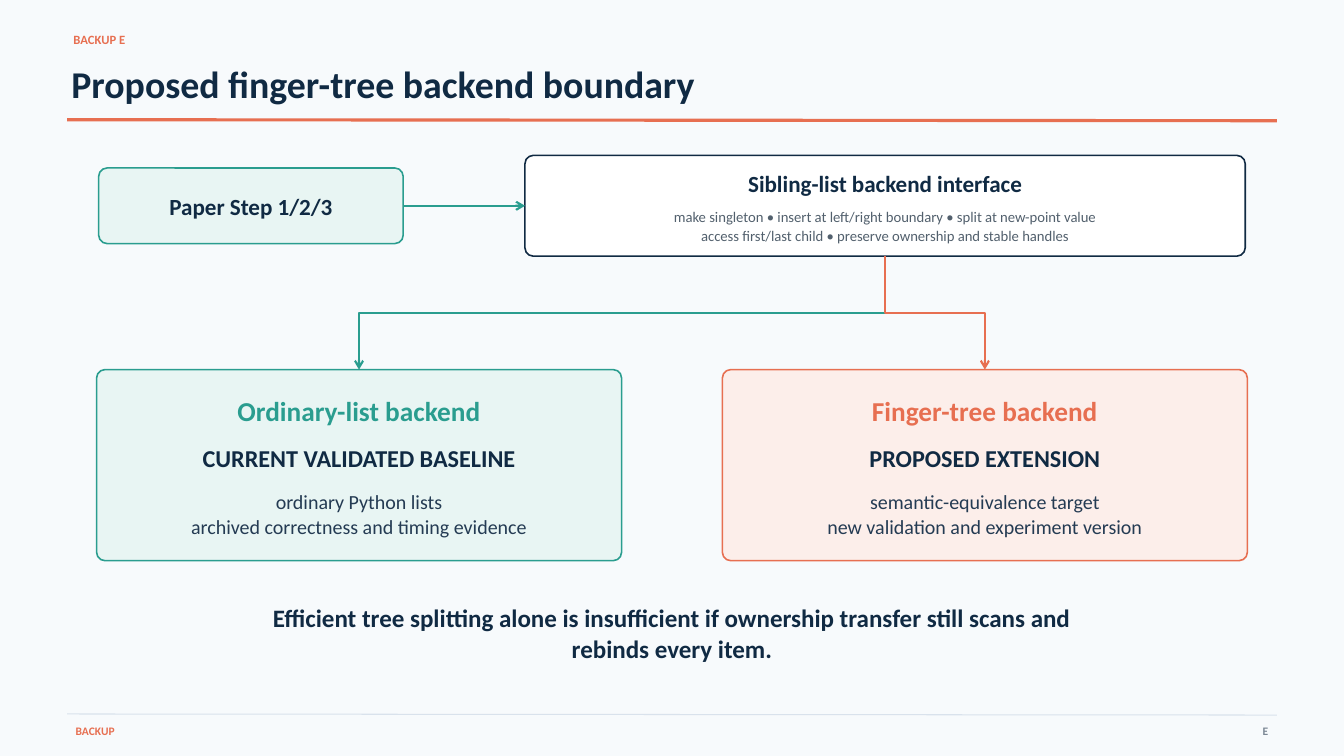
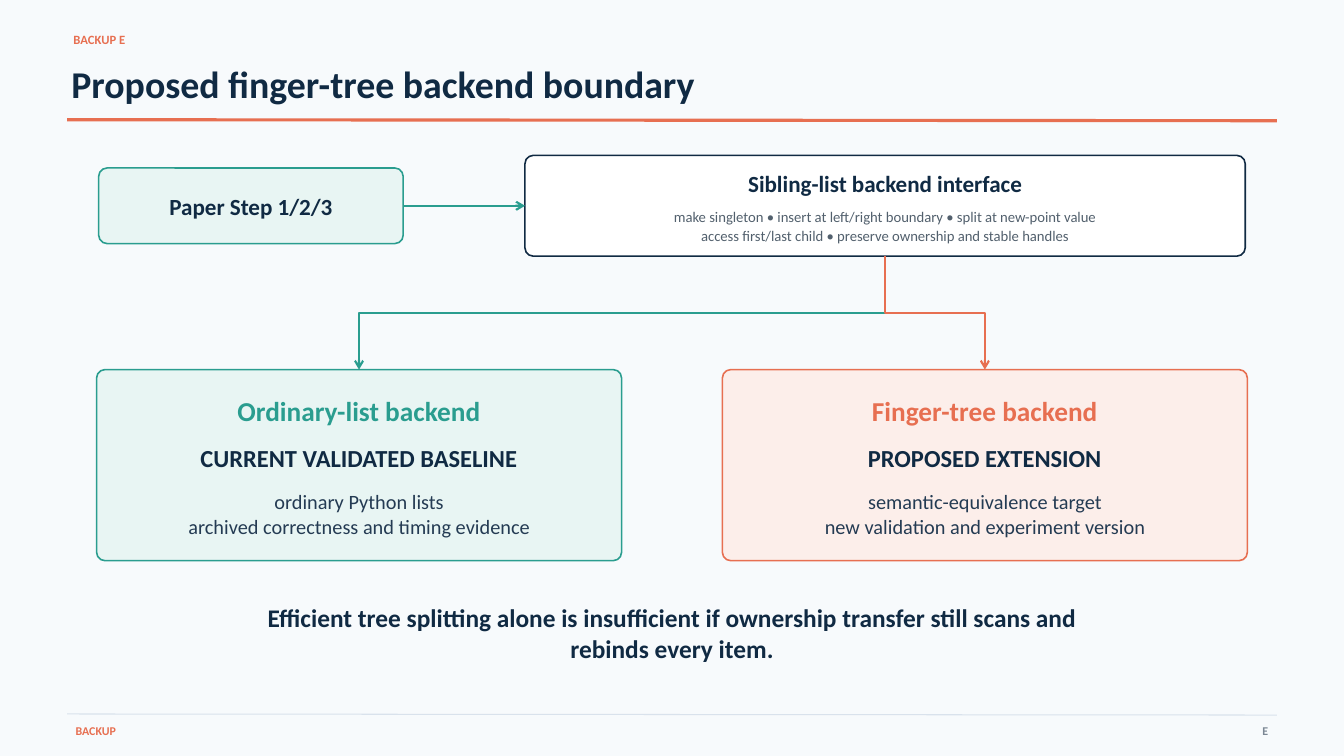
Before and after one commit to YixueWang983/jordan-sorting, a slide deck: slide 21 of presentations/progress_report/Jordan_Sorting_Progress_Report.pptx. Drawn at 1344x756 pixels with LibreOffice and Linux fonts; fonts in the diff are those of the drawing. Boxes give left, top, right and bottom in pixels: in the first picture for what was removed or moved away, otherwise in the second. Text is boxed around its words. In the diff, an @@ line names an element or a change of style, - is before the commit and + after.

```diff
--- a/presentations/progress_report/Jordan_Sorting_Progress_Report.pptx
+++ b/presentations/progress_report/Jordan_Sorting_Progress_Report.pptx
@@ text "CURRENT VALIDATED BASELINE" at <box>200,451,517,467</box>: size 17.2 to 17.5 pt @@
@@ text "PROPOSED EXTENSION" at <box>868,451,1101,467</box>: size 17.2 to 17.5 pt @@
@@ text "ordinary Python lists" at <box>188,495,530,538</box>: size 14.2 to 14.5 pt @@
@@ text "semantic-equivalence target" at <box>825,495,1145,538</box>: size 14.2 to 14.5 pt @@
@@ text "Efficient tree splitting alone is ..." at <box>268,609,1076,662</box>: size 17.9 to 18.1 pt @@
@@ text "BACKUP" at <box>76,727,116,735</box>: size 8.2 to 8.5 pt @@
```
Also in this commit, not shown: 20 other slides changed, 5 other files.
